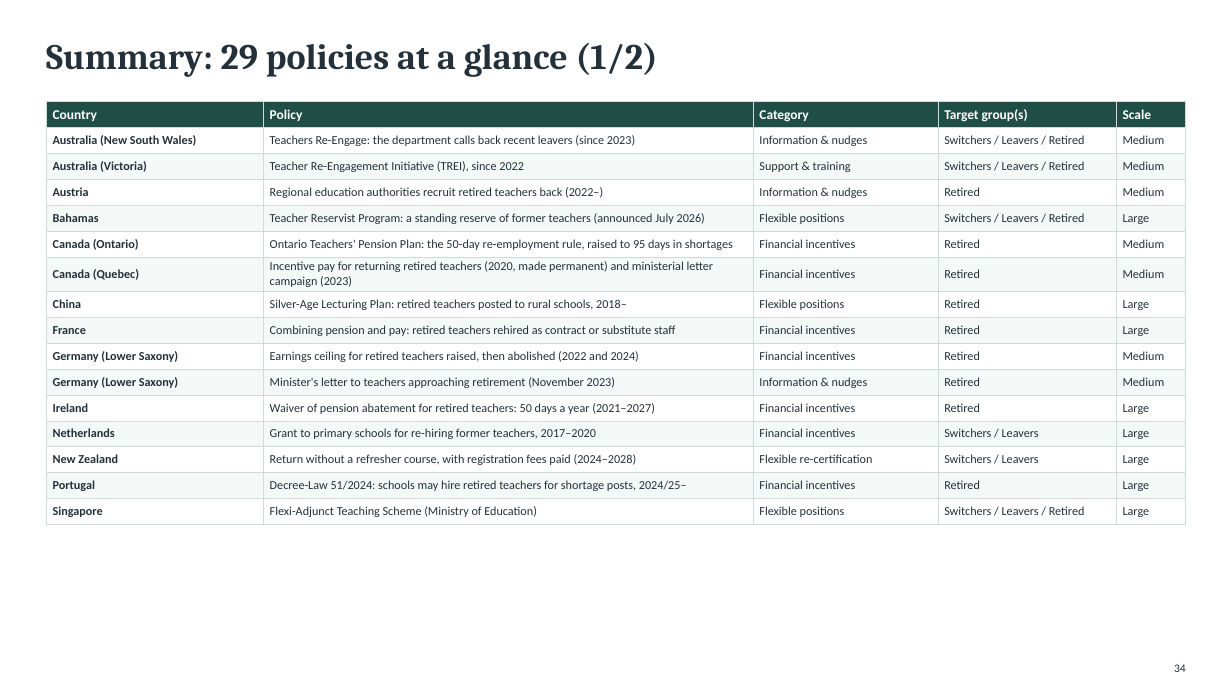
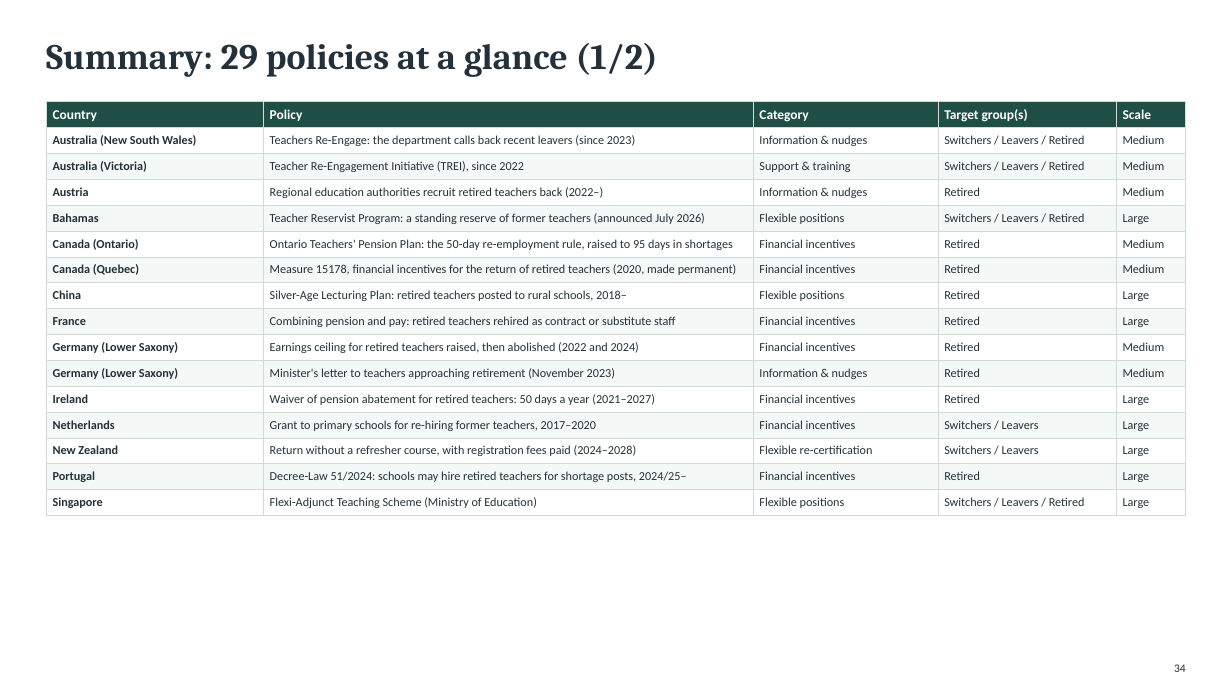
Before and after one commit to jedr1-ship-it/Alternative-Pathways----Quant, a slide deck: slide 34 of policies/Re-attracting_Former_Teachers.pptx. Drawn at 1232x693 pixels with LibreOffice and Linux fonts; fonts in the diff are those of the drawing. Boxes give left, top, right and bottom in pixels: in the first picture for what was removed or moved away, otherwise in the second. Text is boxed around its words. In the diff, an @@ line names an element or a change of style, - is before the commit and + after.

```diff
--- a/policies/Re-attracting_Former_Teachers.pptx
+++ b/policies/Re-attracting_Former_Teachers.pptx
@@ table at (x1=46, y1=102, x2=1186, y2=512) @@
-row 7, column 2: Incentive pay for returning retired teachers (2020, made permanent) and ministerial letter campaign (2023)
+row 7, column 2: Measure 15178, financial incentives for the return of retired teachers (2020, made permanent)
```
Also in this commit, not shown: 1 other slide changed, 3 other files.
